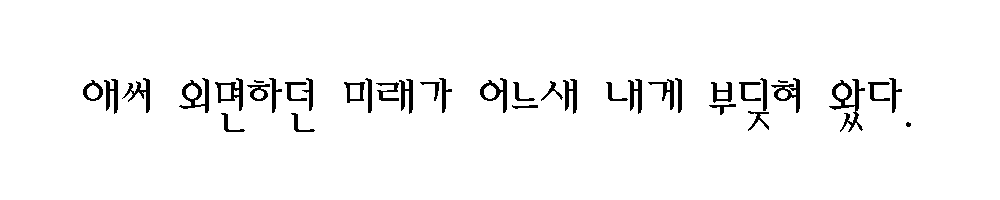
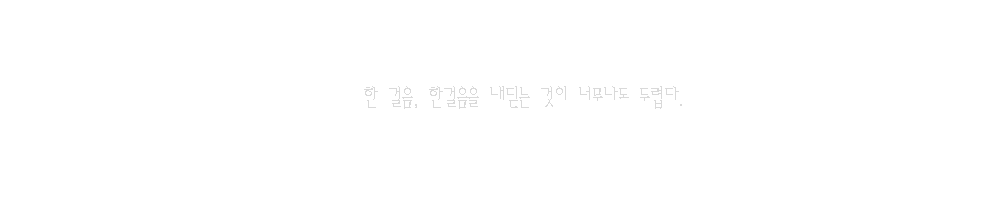
Layered file, before and after one edit (1000 × 200). Changes by layer:
renamed "애써 외면하던 미래가 어느새 내게 부딪혀 왔다." to "애써 외면하던 미래가 결국 내게 부딪혀 왔다.", hid it, painted on it over (x1=83, y1=78, x2=911, y2=132)
renamed "이미 아버지가 쓰러지신지 2달이나 지났다.." to "한 걸음, 한걸음을 내딛는 것이 너무나도 두렵다.", showed it, opacity 100% → 15%, painted on it over (x1=135, y1=78, x2=858, y2=132)
